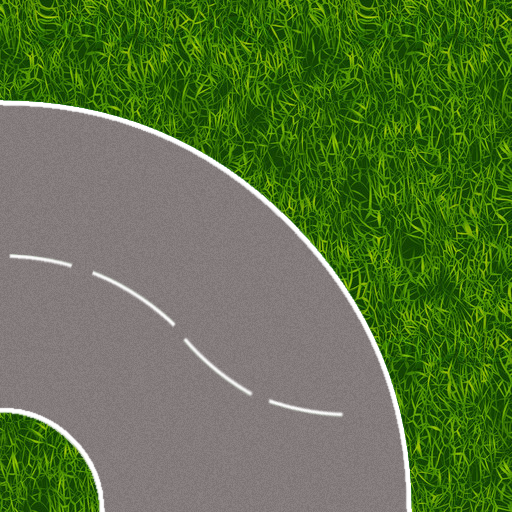
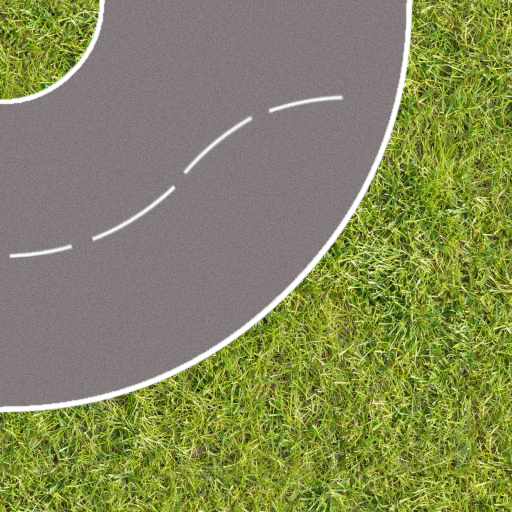
Layers edited between the first and the second 512px x 512px image:
painted on "Middle Line" over (8, 14, 345, 498)
painted on "Layer 2" over (0, 0, 414, 512)
painted on "Layer 4" over (0, 0, 106, 512)
moved "baanstuk-bocht" above "Layer 1", painted on it over (0, 0, 435, 512)
moved "Layer 1" above "Layer 3", painted on it over (0, 0, 512, 512)
painted on "Layer 3" over (0, 0, 107, 512)
